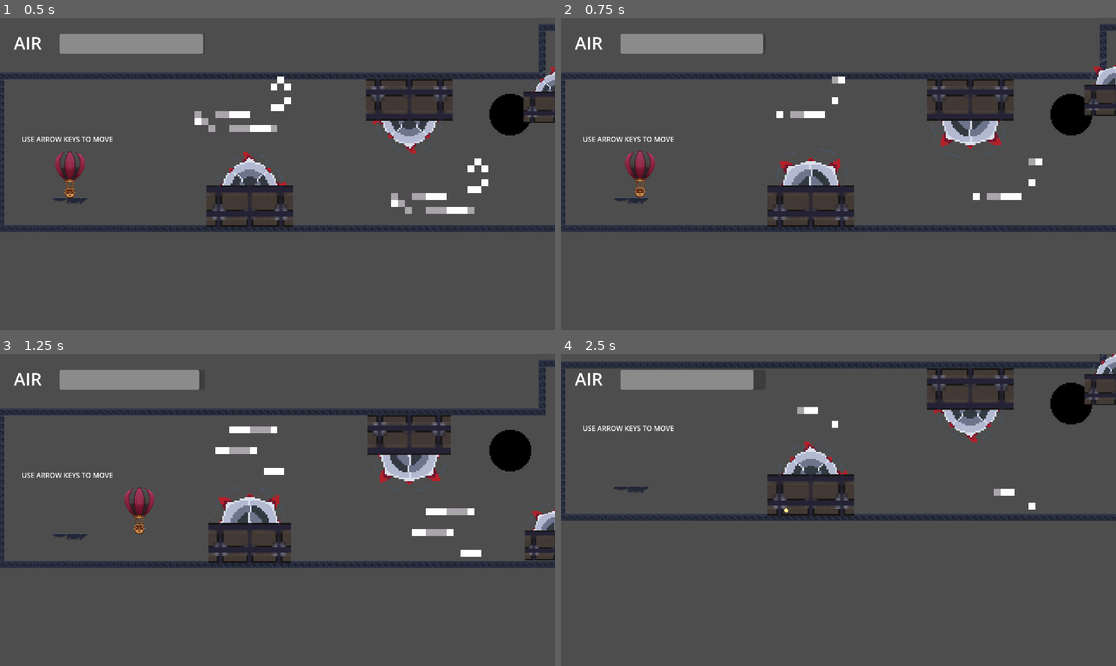
Above: before the commit, frames 1-4 (two rows, left to right).
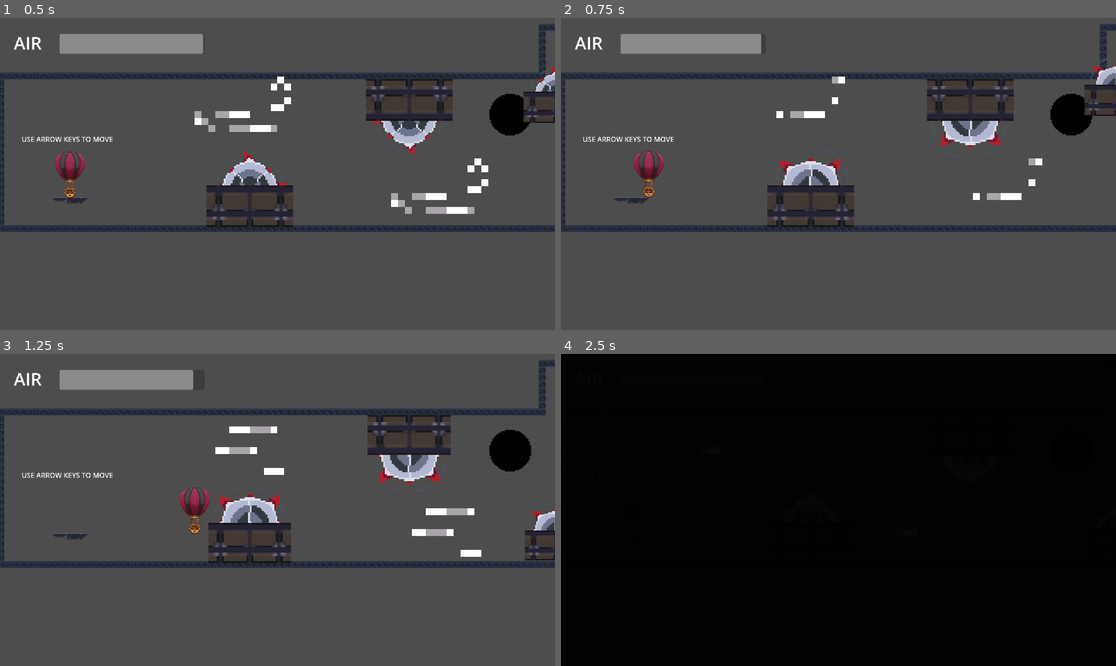
Above: after the commit, the same moments.

Repository: dylana62/balloon-game
Game: Godot game, scene res://scenes/game.tscn
Two runs of this game, one before a commit and one after it. Both use one fixed random seed, a clock stepped at 60 frames per second and the inputs below.
Inputs:
- Up to frame 1 (0.5 s): no input
- Up to frame 2 (0.75 s): tap Enter (ui_accept) at 0.5 s; hold Right (ui_right) from 0.53 s (still down); hold Shift (dash, bound only after the commit) from 0.53 s (still down)
- Up to frame 3 (1.25 s): keep holding Right (ui_right); keep holding Shift (dash, bound only after the commit); tap Enter (ui_accept) at 0.77, 0.8, 1.07 s
- Up to frame 4 (2.5 s): release Right (ui_right) at 1.28 s; release Shift (dash, bound only after the commit) at 1.28 s; hold Down (ui_down) 1.28-2.03 s; tap Enter (ui_accept) at 1.35, 1.52, 1.82, 2.3 s; tap Shift (dash, bound only after the commit) at 1.55 s; hold Right (ui_right) from 2.03 s (still down); hold Shift (dash, bound only after the commit) from 2.03 s (still down)

Frame 1 is identical in both runs. In frame 2, 0.5% of the frame differs, in the area x 11-37%, y 5-58%; in frame 3, 0.9%; in frame 4, 99%, in the area x 0-100%, y 0-100%.

Commit message:
Added actions to input map

Diff:
--- a/project.godot
+++ b/project.godot
@@ -25,6 +25,39 @@
 window/size/viewport_width=1920
 window/size/viewport_height=1080
 
+[input]
+
+up={
+"deadzone": 0.5,
+"events": [Object(InputEventKey,"resource_local_to_scene":false,"resource_name":"","device":-1,"window_id":0,"alt_pressed":false,"shift_pressed":false,"ctrl_pressed":false,"meta_pressed":false,"pressed":false,"keycode":0,"physical_keycode":4194320,"key_label":0,"unicode":0,"location":0,"echo":false,"script":null)
+]
+}
+down={
+"deadzone": 0.5,
+"events": [Object(InputEventKey,"resource_local_to_scene":false,"resource_name":"","device":-1,"window_id":0,"alt_pressed":false,"shift_pressed":false,"ctrl_pressed":false,"meta_pressed":false,"pressed":false,"keycode":0,"physical_keycode":4194322,"key_label":0,"unicode":0,"location":0,"echo":false,"script":null)
+]
+}
+left={
+"deadzone": 0.5,
+"events": [Object(InputEventKey,"resource_local_to_scene":false,"resource_name":"","device":-1,"window_id":0,"alt_pressed":false,"shift_pressed":false,"ctrl_pressed":false,"meta_pressed":false,"pressed":false,"keycode":0,"physical_keycode":4194319,"key_label":0,"unicode":0,"location":0,"echo":false,"script":null)
+]
+}
+right={
+"deadzone": 0.5,
+"events": [Object(InputEventKey,"resource_local_to_scene":false,"resource_name":"","device":-1,"window_id":0,"alt_pressed":false,"shift_pressed":false,"ctrl_pressed":false,"meta_pressed":false,"pressed":false,"keycode":0,"physical_keycode":4194321,"key_label":0,"unicode":0,"location":0,"echo":false,"script":null)
+]
+}
+dash={
+"deadzone": 0.5,
+"events": [Object(InputEventKey,"resource_local_to_scene":false,"resource_name":"","device":-1,"window_id":0,"alt_pressed":false,"shift_pressed":false,"ctrl_pressed":false,"meta_pressed":false,"pressed":false,"keycode":0,"physical_keycode":4194325,"key_label":0,"unicode":0,"location":0,"echo":false,"script":null)
+]
+}
+pause={
+"deadzone": 0.5,
+"events": [Object(InputEventKey,"resource_local_to_scene":false,"resource_name":"","device":-1,"window_id":0,"alt_pressed":false,"shift_pressed":false,"ctrl_pressed":false,"meta_pressed":false,"pressed":false,"keycode":0,"physical_keycode":4194305,"key_label":0,"unicode":0,"location":0,"echo":false,"script":null)
+]
+}
+
 [rendering]
 
 textures/canvas_textures/default_texture_filter=0
--- a/scripts/player.gd
+++ b/scripts/player.gd
@@ -21,8 +21,8 @@
 var respawn_started: bool = false
 
 func get_input():
-	input.x = Input.get_action_strength("ui_right") - Input.get_action_strength("ui_left")
-	input.y = Input.get_action_strength("ui_down") - Input.get_action_strength("ui_up")
+	input.x = Input.get_action_strength("right") - Input.get_action_strength("left")
+	input.y = Input.get_action_strength("down") - Input.get_action_strength("up")
 	return input.normalized()
 
 func _process(delta: float) -> void:
@@ -48,7 +48,7 @@
 	var playerInput = get_input()
 
 	# Handle dash.
-	if Input.is_action_pressed("ui_accept") and playerInput != Vector2(0, 0):
+	if Input.is_action_pressed("dash") and playerInput != Vector2(0, 0):
 		isDashing = true
 	else:
 		isDashing = false
